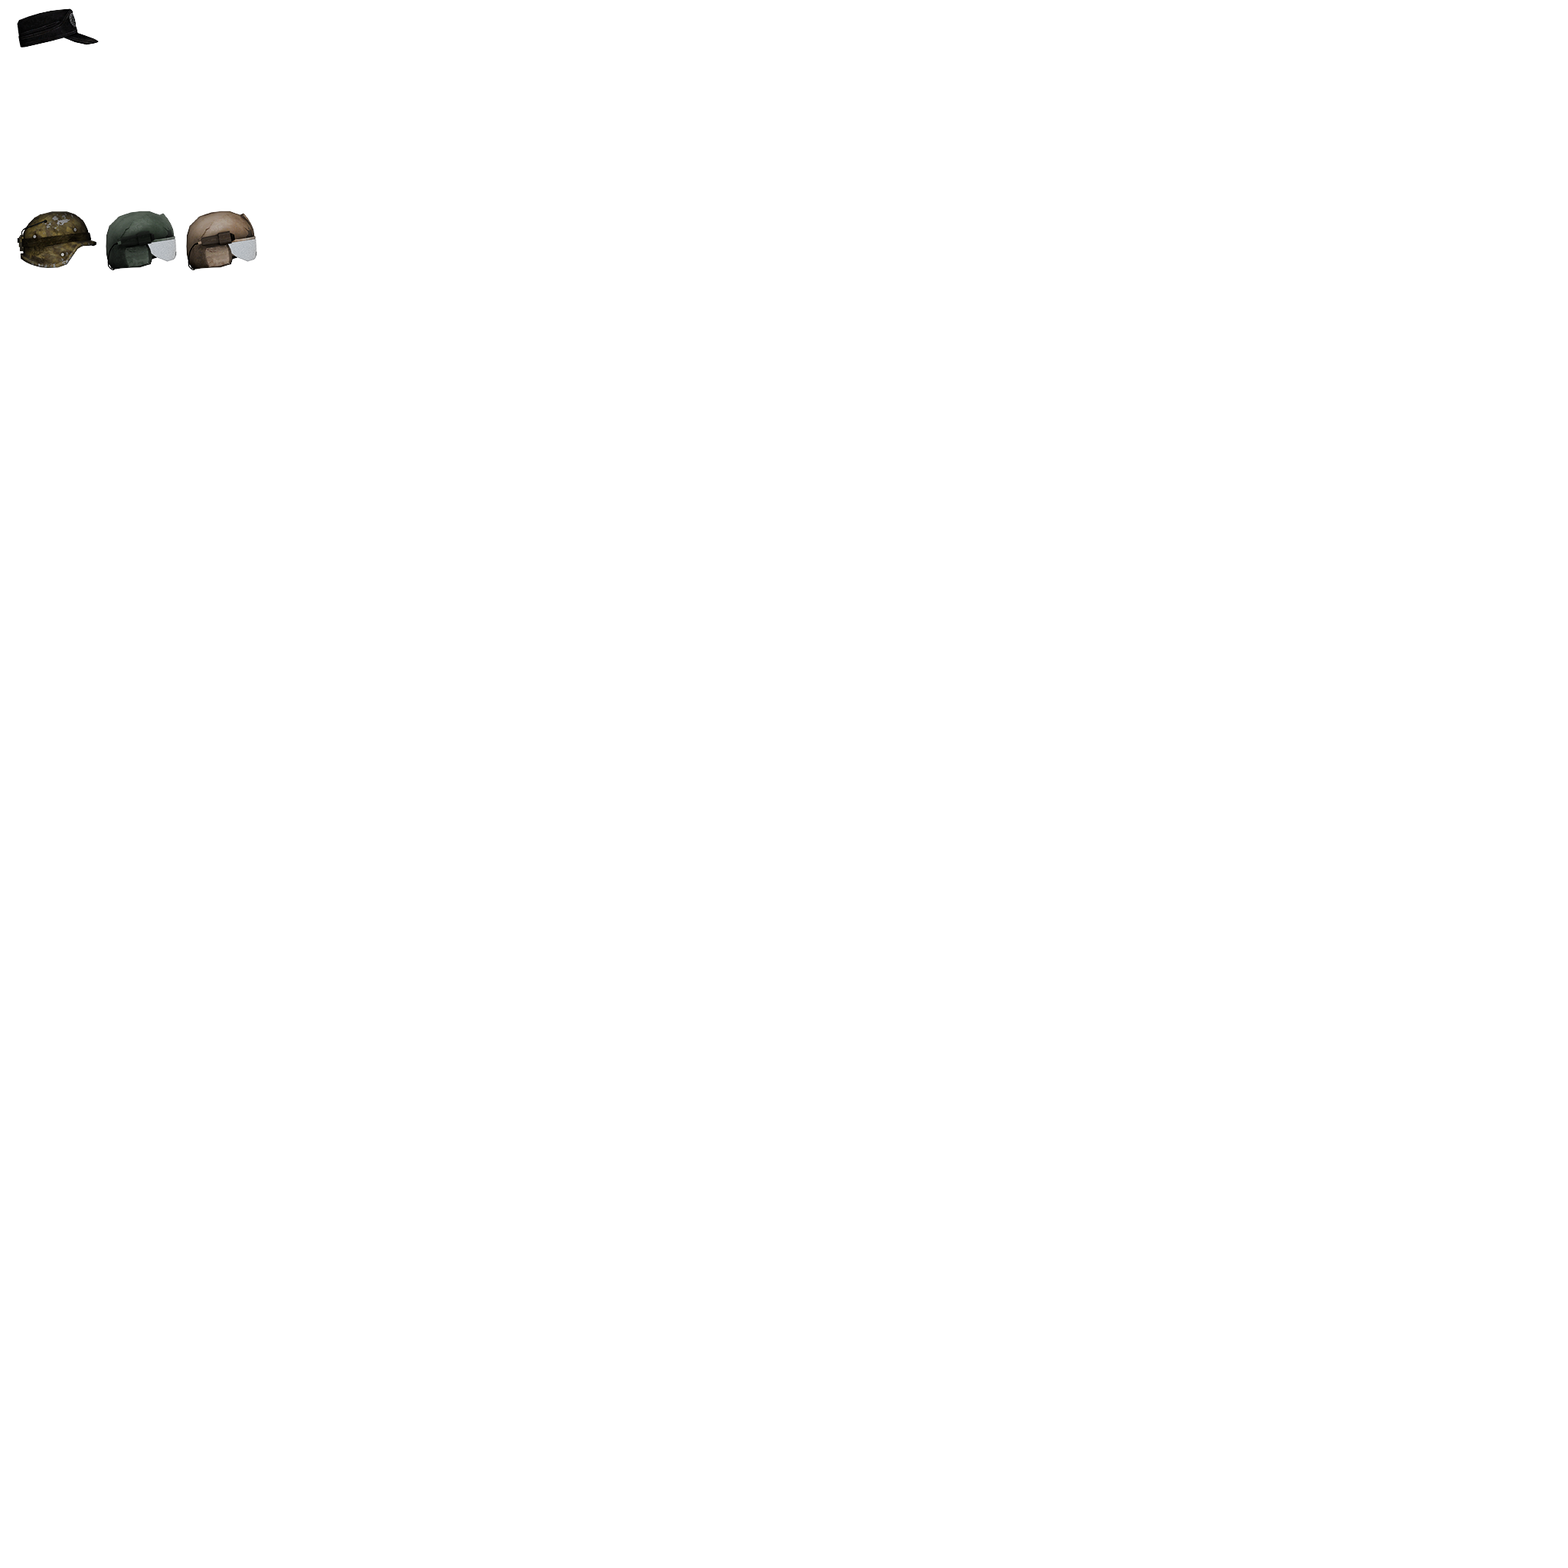
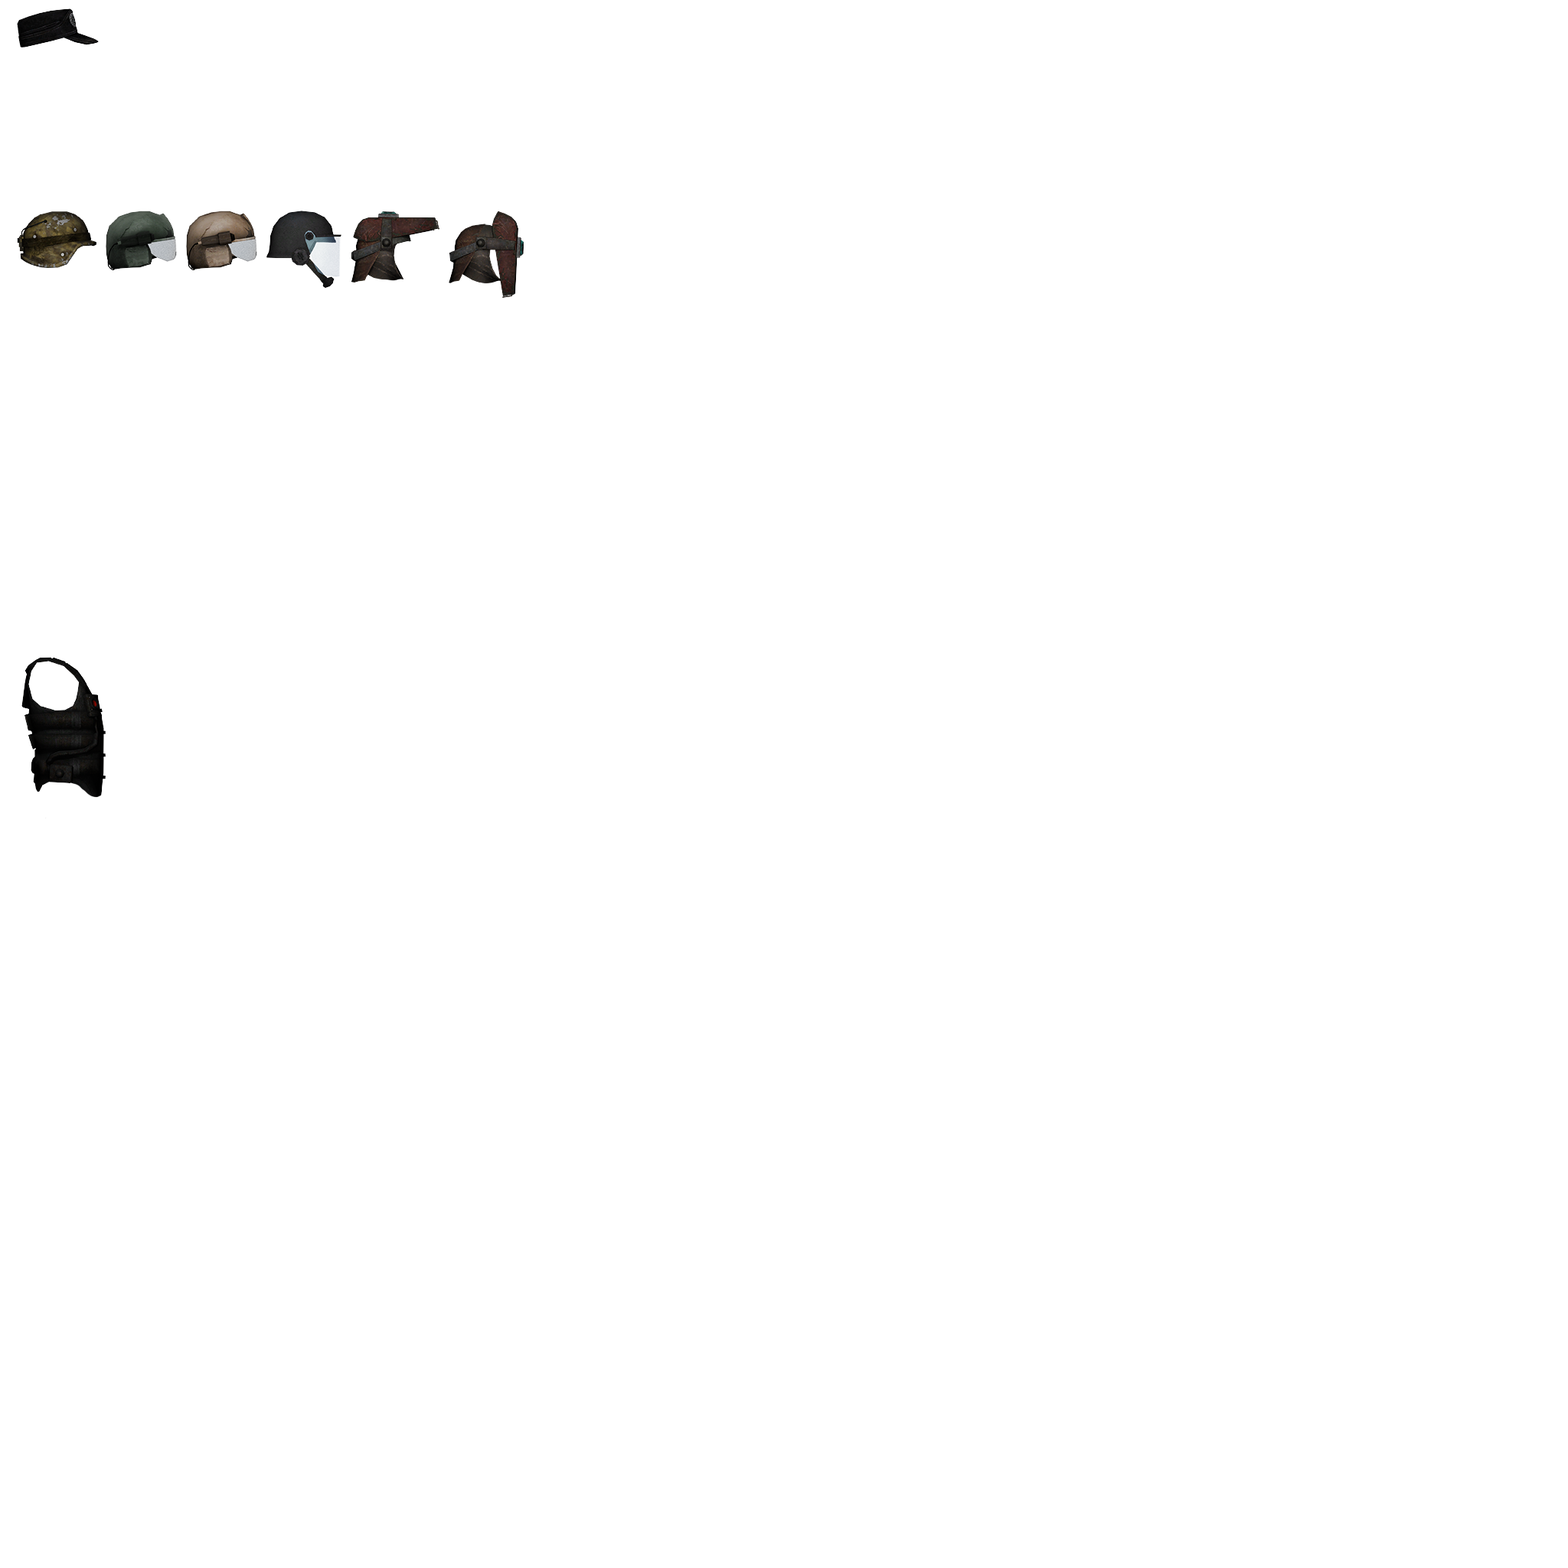
The second 1568×1568 image is a revision of the first. Changes to its layers:
added layer "VaultTecSecurityHelmet" above "BOS - Scribe MechanicHeadWearOpen" over [266, 210, 342, 288]
added layer "BOS - Scribe MechanicHeadWearOpen" above "BOS - Scribe MechanicHeadWearClosed" over [350, 211, 440, 283]
added layer "BOS - Scribe MechanicHeadWearClosed" above "VaultTecSecurityVest" over [448, 210, 524, 298]
added layer "VaultTecSecurityVest" above "Hats" over [21, 656, 106, 819]